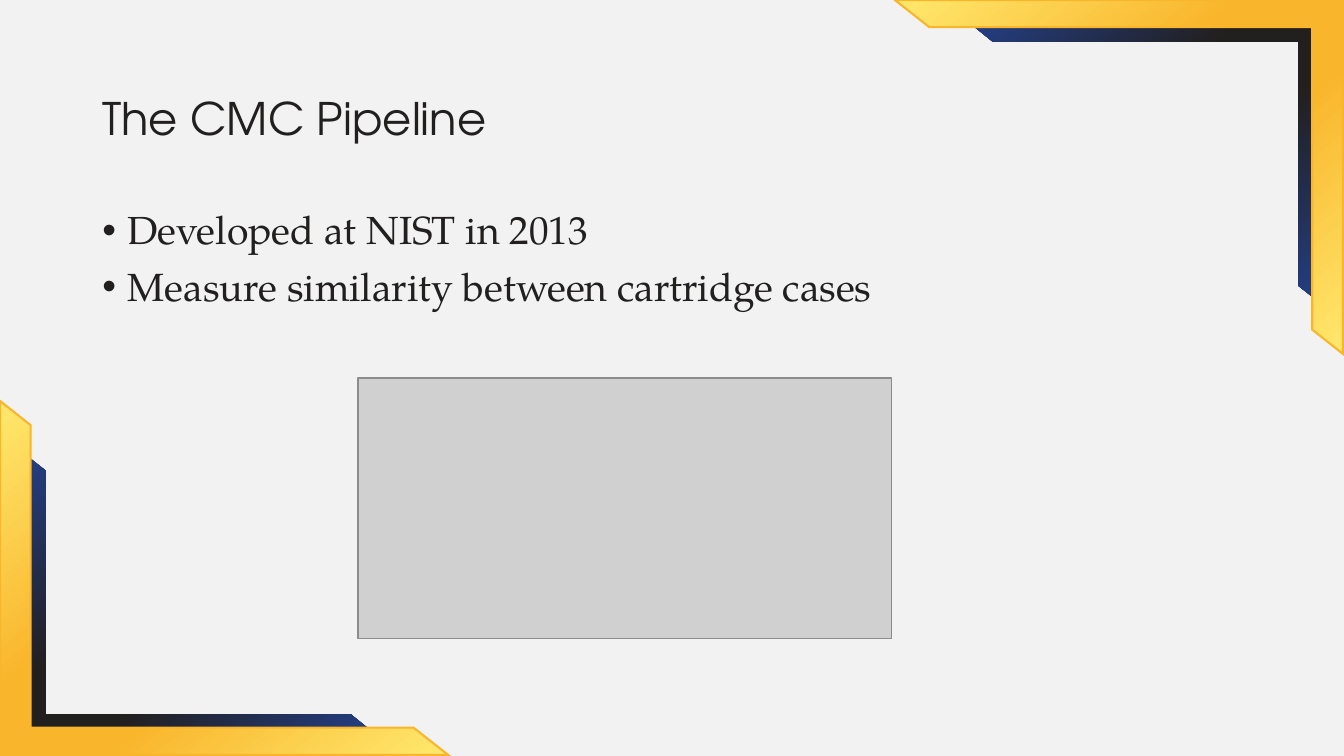
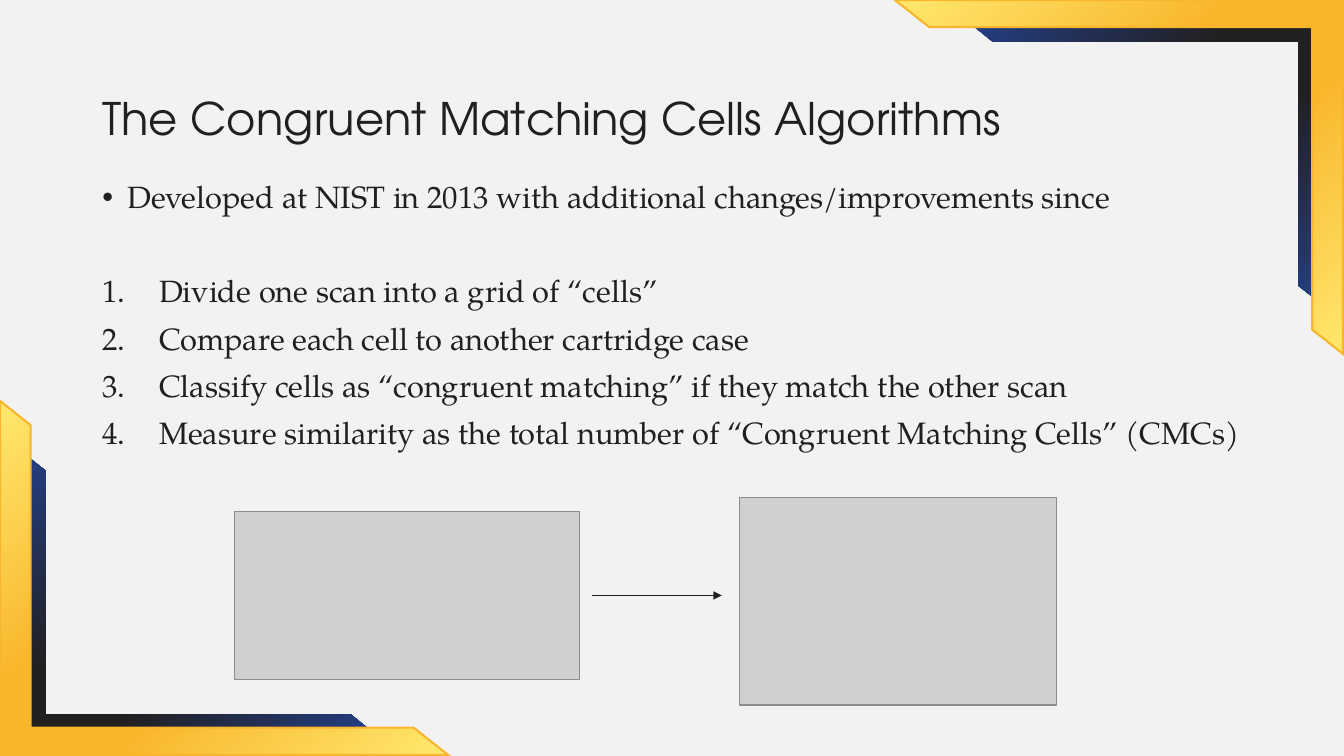
Before and after one commit to jzemmels/aafs22_slides, a slide deck: slide 6 of slides/AAFS 2022 Presenter PP Theme 1.pptx (slide 7 before the commit). Drawn at 1344x756 pixels with LibreOffice and Linux fonts; fonts in the diff are those of the drawing; grey boxes stand for pictures; background and template pictures are left out. Boxes give left, top, right and bottom in pixels: in the first picture for what was removed or moved away, otherwise in the second. Text is boxed around its words. In the diff, an @@ line names an element or a change of style, - is before the commit and + after.

Commit message:
Add pipeline slides

```diff
--- a/slides/AAFS 2022 Presenter PP Theme 1.pptx
+++ b/slides/AAFS 2022 Presenter PP Theme 1.pptx
@@ title at [102,101,1001,145]: text changed @@
-The CMC Pipeline
+The Congruent Matching Cells Algorithms
@@ text at [128,185,1240,453]: text changed; size 28 to 22 pt @@
-• Developed at NIST in 2013
-• Measure similarity between cartridge cases
+• Developed at NIST in 2013 with additional changes/improvements since
+1. Divide one scan into a grid of “cells”
+2. Compare each cell to another cartridge case
+3. Classify cells as “congruent matching” if they match the other scan
+4. Measure similarity as the total number of “Congruent Matching Cells” (CMCs)
@@ picture removed at [358,378,891,639] @@
@@ picture added at [740,498,1057,706] @@
@@ picture added at [234,511,579,680] @@
@@ arrow added from (593, 596) to (722, 596), #221F1F 1 pt @@
```
Also in this commit, not shown: 5 other slides changed, 2 slides added, 2 slides removed.
